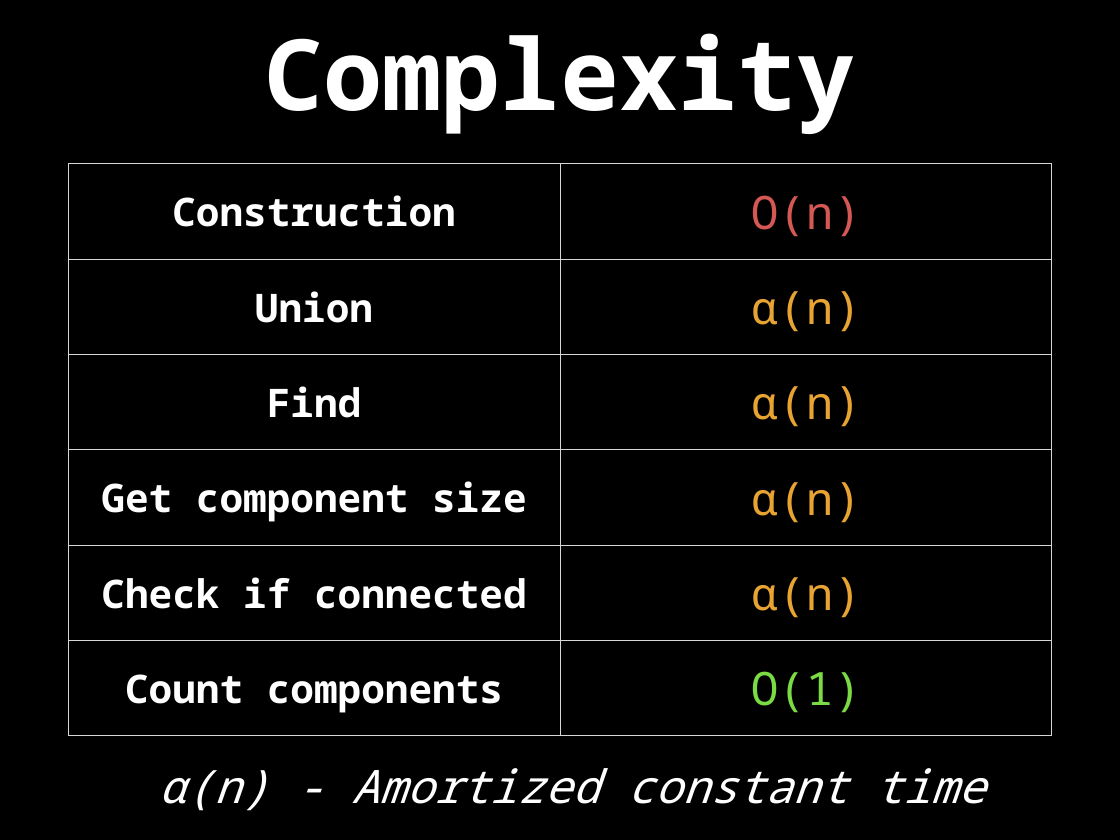
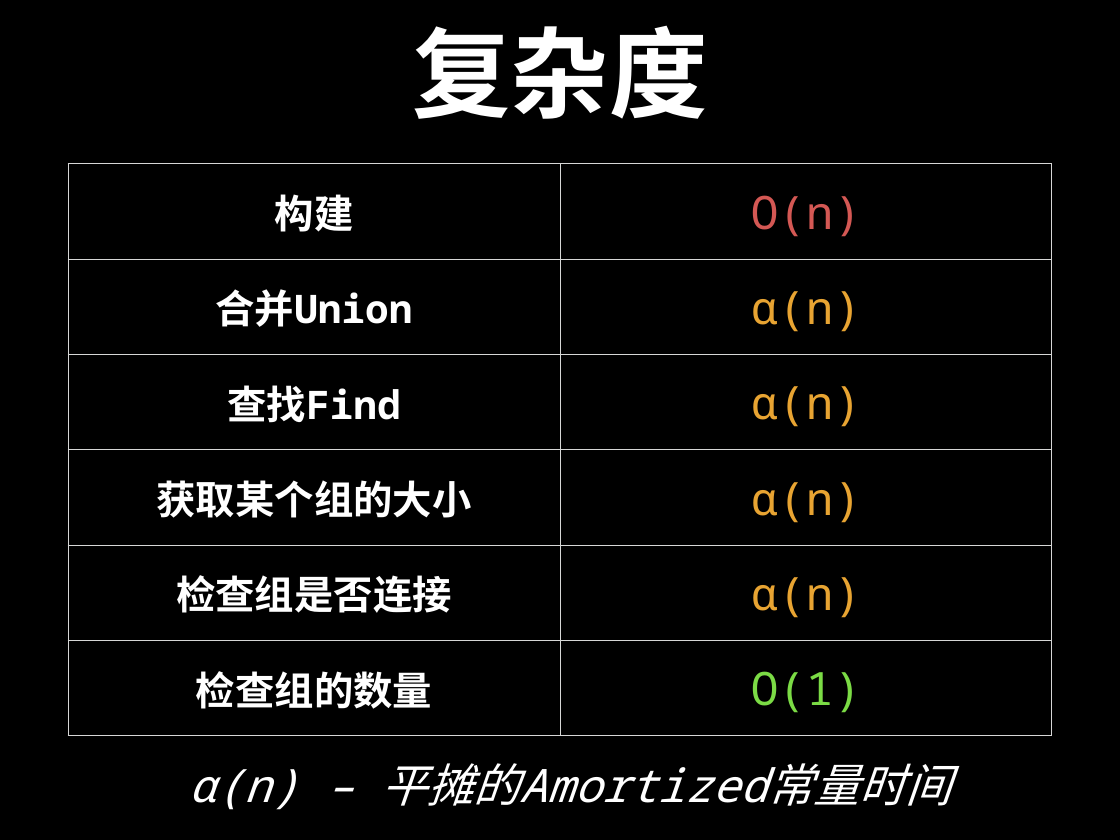
Before and after one commit to spring2go/Algorithms, a slide deck: slide 28 of slides/datastructures/unionfind/UnionFind.pptx. Drawn at 1120x840 pixels with LibreOffice and Linux fonts; fonts in the diff are those of the drawing. Boxes give left, top, right and bottom in pixels: in the first picture for what was removed or moved away, otherwise in the second. Text is boxed around its words. In the diff, an @@ line names an element or a change of style, - is before the commit and + after.

```diff
--- a/slides/datastructures/unionfind/UnionFind.pptx
+++ b/slides/datastructures/unionfind/UnionFind.pptx
@@ title at [412, 25, 707, 119]: text changed @@
-Complexity
+复杂度
@@ table at [68, 164, 1052, 736] @@
-row 1, column 1: Construction
+row 1, column 1: 构建
-row 2, column 1: Union
+row 2, column 1: 合并Union
-row 3, column 1: Find
+row 3, column 1: 查找Find
-row 4, column 1: Get component size
+row 4, column 1: 获取某个组的大小
-row 5, column 1: Check if connected
+row 5, column 1: 检查组是否连接
-row 6, column 1: Count components
+row 6, column 1: 检查组的数量
@@ text at [189, 763, 951, 810]: text changed @@
-α(n) - Amortized constant time
+α(n) – 平摊的Amortized常量时间
```
Also in this commit, not shown: 50 other slides changed, 5 slides added, 5 slides removed, 1 other file.
